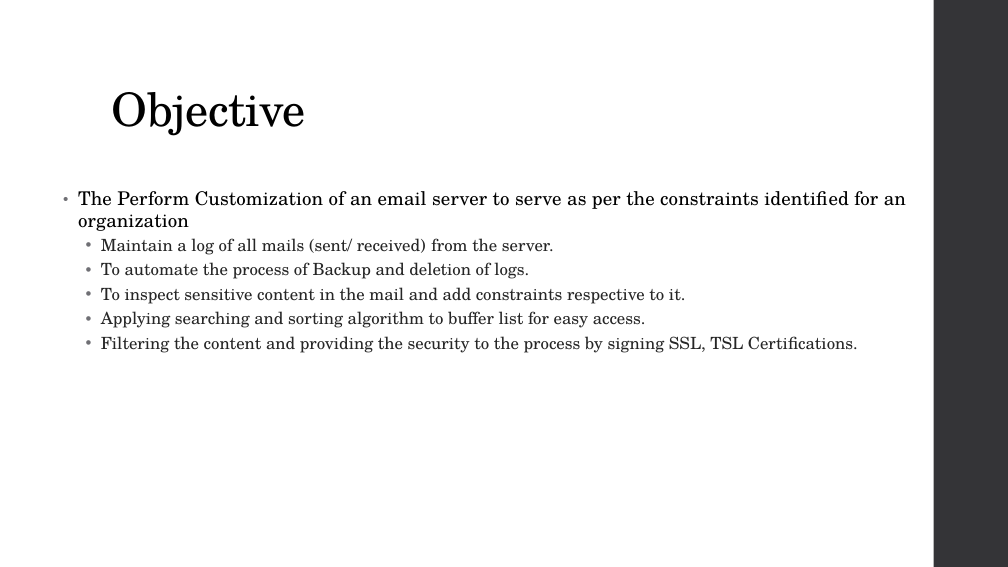
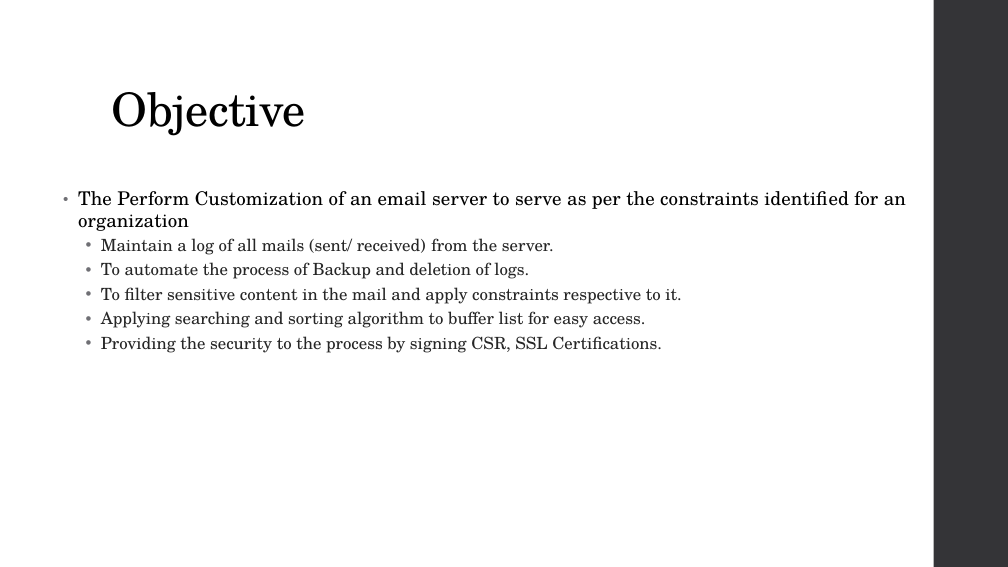
Before and after one commit to Saurabhdimri06/Email-Server-Customization-Configuration, a slide deck: slide 8 of Server_Architecture PPT.pptx. Drawn at 1008x567 pixels with LibreOffice and Linux fonts; fonts in the diff are those of the drawing. Boxes give left, top, right and bottom in pixels: in the first picture for what was removed or moved away, otherwise in the second. Text is boxed around its words. In the diff, an @@ line names an element or a change of style, - is before the commit and + after.

Commit message:
adding ppt

```diff
--- a/Server_Architecture PPT.pptx
+++ b/Server_Architecture PPT.pptx
@@ text at (x1=101, y1=287, x2=681, y2=304): text changed @@
-  • To inspect sensitive content in the mail and add constraints respective to it.
+  • To filter sensitive content in the mail and apply constraints respective to it.
@@ text at (x1=101, y1=336, x2=662, y2=353): text changed @@
-  • Filtering the content and providing the security to the process by signing SSL, TSL Certifications.
+  • Providing the security to the process by signing CSR, SSL Certifications.
```
